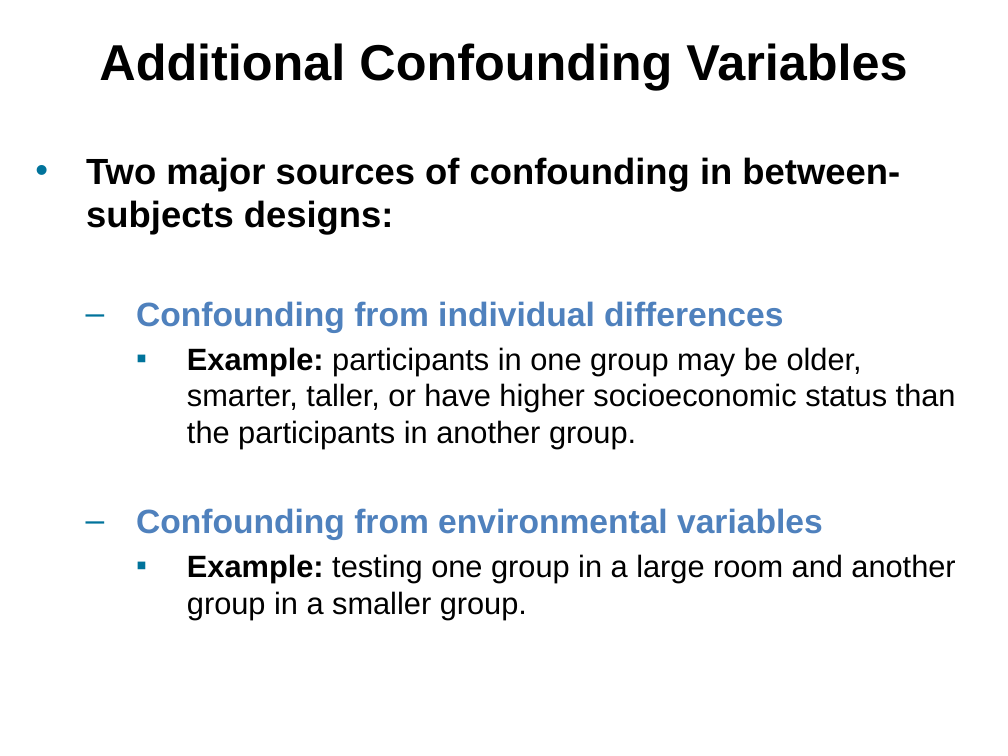
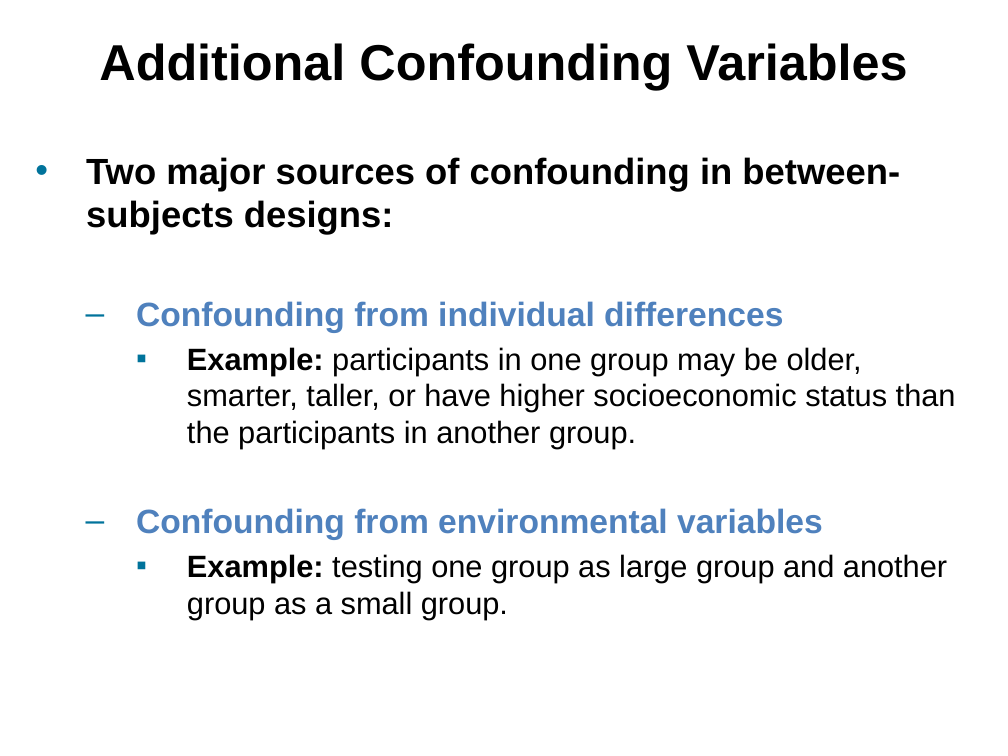
Before and after one commit to npm27/Teaching-Materials, a slide deck: slide 10 of Research Methods/Slides/Chapter 8.pptx. Drawn at 1008x756 pixels with LibreOffice and Linux fonts; fonts in the diff are those of the drawing. Boxes give left, top, right and bottom in pixels: in the first picture for what was removed or moved away, otherwise in the second. Text is boxed around its words. In the diff, an @@ line names an element or a change of style, - is before the commit and + after.

```diff
--- a/Research Methods/Slides/Chapter 8.pptx
+++ b/Research Methods/Slides/Chapter 8.pptx
@@ text at [187, 554, 947, 619]: text changed @@
-    ▪ Example: testing one group in a large room and another group in a smaller group.
+    ▪ Example: testing one group as large group and another group as a small group.
```
Also in this commit, not shown: 1 other slide changed, 1 other file.
